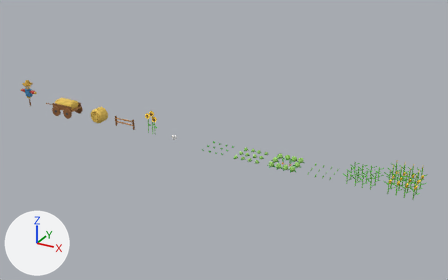
A saved change to the glTF model public/models/buildings/farm-props.glb.
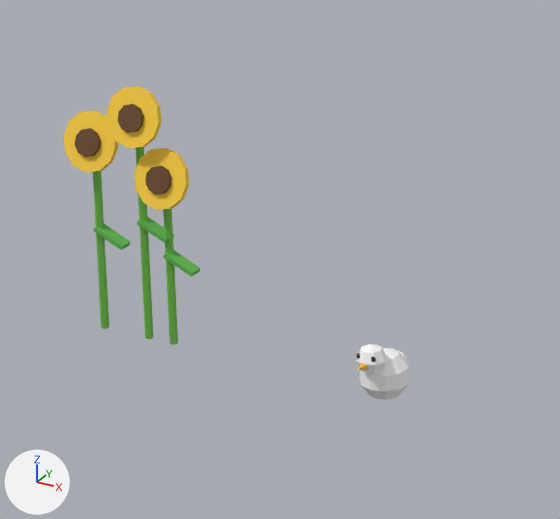
The first picture shows the older version from a 50 mm lens placed at (68.1, -42.7, 22.3), pointed at (44.0, 1.1, 0.4). The close-ups show the older and then the newer version on the part from 31% to 43% of the width and 37% to 54% of the height of that picture. Only the edits that show in the close-ups are written down. The lights are fixed; the arrows at lower left show +X, +Y and +Z. Where no turn or scale is listed for an object, it has been applied to the vertices. Vertices at exactly the same position are counted once.

Names of what the first close-up shows: 'fm_duck_mesh', 'fm_sunflowers_mesh'.
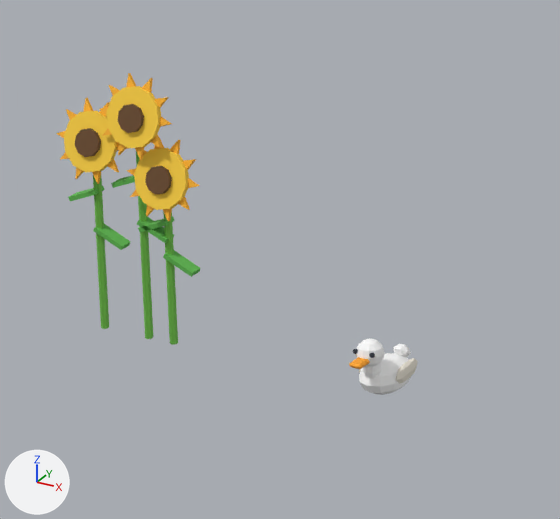
Where the newer file only moved an object's origin or applied its transform, the numbers keep the older frame.

Patch to the scene script:
```diff
--- a/public/models/buildings/farm-props.glb.py
+++ b/public/models/buildings/farm-props.glb.py
@@ me_fm_duck_mesh @@
 # used by ob_fm_duck_mesh; parent = ob_fm_duck; location = (0.0, -0.0624, 0.215); scale = (0.318, 0.318, 0.318)
-me_fm_duck_mesh.from_pydata(...)  # 127 vertices, 230 faces; spans x -0.63..0.63, y -1.0..1.0, z -0.87..0.87
+me_fm_duck_mesh.from_pydata(...)  # 138 vertices, 260 faces; spans x -0.75..0.75, y -1.0..1.0, z -0.54..0.54
+# me_fm_duck_mesh part 1: a new loose piece, a UV sphere (12 segments, 6 rings, poles along z) spanning x -0.68..0.68, y -1.0..0.9, z -0.54..0.48, in mat_toy
+# me_fm_duck_mesh part 2: a new loose piece of 26 vertices spanning x 0.47..0.75, y -0.49..0.65, z -0.13..0.41, in mat_toy
+# me_fm_duck_mesh part 3: a new loose piece of 24 vertices spanning x -0.24..0.24, y 0.59..1.0, z 0.15..0.54, in mat_toy
+# me_fm_duck_mesh part 4: the loose piece of 26 vertices spanning x -0.41..0.41, y -0.78..0.04, z 0.05..0.87 is deleted
+# me_fm_duck_mesh part 5: the loose piece of 7 vertices spanning x -0.14..0.14, y -1.0..-0.62, z 0.24..0.55 is deleted
+# me_fm_duck_mesh part 6: 66 vertices removed from x -0.63..0.63, y -0.46..1.0, z -0.87..0.52
+# other edits to the shape of me_fm_duck_mesh do not show in these pictures
 me_fm_duck_mesh.materials.append(mat_toy)
@@ me_fm_sunflowers_mesh @@
 # used by ob_fm_sunflowers_mesh; location = (37.053, -0.05, 1.128)
-me_fm_sunflowers_mesh.from_pydata(...)  # 192 vertices, 336 faces; spans x -0.61..0.61, y -0.11..0.11, z -1.13..1.13
+me_fm_sunflowers_mesh.from_pydata(...)  # 336 vertices, 600 faces; spans x -0.71..0.71, y -0.11..0.13, z -1.13..1.2
+# me_fm_sunflowers_mesh part 7: the loose piece of 8 vertices spanning x -0.38..-0.09, y -0.01..0.11, z -0.35..-0.2 is copied, and the copy is turned -45.8 degrees about the y axis through its middle, then moved by (-0.24, 0.0, 0.34); it spans x -0.62..-0.33, y -0.01..0.11, z -0.01..0.14
+# me_fm_sunflowers_mesh part 8: the loose piece of 8 vertices spanning x 0.07..0.36, y -0.01..0.11, z -0.2..-0.05 is copied, and the copy is turned -45.8 degrees about the y axis through its middle, then moved by (-0.24, 0.0, 0.4); it spans x -0.17..0.12, y -0.01..0.11, z 0.2..0.35
+# me_fm_sunflowers_mesh part 9: the loose piece of 8 vertices spanning x 0.07..0.36, y -0.01..0.11, z -0.2..-0.05 is copied, and the copy is turned -45.8 degrees about the y axis through its middle, then moved by (0.01, 0.0, 0.05); it spans x 0.08..0.37, y -0.01..0.11, z -0.15..0.0
+# me_fm_sunflowers_mesh part 10: a new loose piece of 40 vertices spanning x -0.71..0.01, y -0.11..0.13, z 0.24..0.9, in mat_toy
+# me_fm_sunflowers_mesh part 11: a new loose piece of 40 vertices spanning x -0.26..0.46, y -0.11..0.13, z 0.54..1.2, in mat_toy
+# me_fm_sunflowers_mesh part 12: a new loose piece of 40 vertices spanning x -0.01..0.71, y -0.11..0.13, z 0.04..0.7, in mat_toy
 me_fm_sunflowers_mesh.materials.append(mat_toy)
@@ me_fm_duck_head_mesh @@
+me_fm_duck_head_mesh.from_pydata(...)  # 168 vertices, 316 faces; spans x -0.12..0.12, y -0.18..0.18, z -0.185..0.185
+me_fm_duck_head_mesh.materials.append(mat_toy)
@@ ob_fm_duck_mesh @@
 ob_fm_duck_mesh.parent = ob_fm_duck
-ob_fm_duck_mesh.location = (0.0, -0.0624, 0.215)
-ob_fm_duck_mesh.scale = (0.318, 0.318, 0.318)
+ob_fm_duck_mesh.location = (0.0, 0.035, 0.159)
+ob_fm_duck_mesh.scale = (0.295, 0.295, 0.295)
@@ ob_fm_duck_head_mesh @@
+ob_fm_duck_head_mesh = bpy.data.objects.new('fm_duck_head_mesh', me_fm_duck_head_mesh)
+ob_fm_duck_head_mesh.location = (39.5, -0.26, 0.355)
```

Where the change shows, as pixel boxes [x1, y1, x2, y2] in the close-ups (560 x 519 px):
'fm_sunflowers_mesh', reshaped
    before: [64, 86, 201, 345]
    after: [56, 73, 201, 345]
'fm_duck_mesh', reshaped, moved, rescaled (11% wider, 9% shorter)
    before: [356, 344, 409, 400]
    after: [359, 344, 418, 395]
'fm_duck_head_mesh', added
    after: [349, 338, 385, 379]
part 1 of me_fm_duck_mesh, added
    after: [359, 353, 411, 395]
part 2 of me_fm_duck_mesh, added
    after: [396, 358, 418, 384]
part 3 of me_fm_duck_mesh, added
    after: [393, 344, 411, 357]
part 4 of me_fm_duck_mesh, deleted
    before: [356, 344, 387, 373]
part 5 of me_fm_duck_mesh, deleted
    before: [358, 363, 369, 370]
part 6 of me_fm_duck_mesh, deleted
    before: [360, 348, 409, 400]
part 7 of me_fm_sunflowers_mesh, added
    after: [68, 186, 105, 201]
part 8 of me_fm_sunflowers_mesh, added
    after: [111, 175, 135, 188]
part 9 of me_fm_sunflowers_mesh, added
    after: [138, 216, 175, 232]
part 10 of me_fm_sunflowers_mesh, added
    after: [56, 98, 128, 184]
part 11 of me_fm_sunflowers_mesh, added
    after: [99, 73, 172, 160]
part 12 of me_fm_sunflowers_mesh, added
    after: [126, 135, 200, 221]
